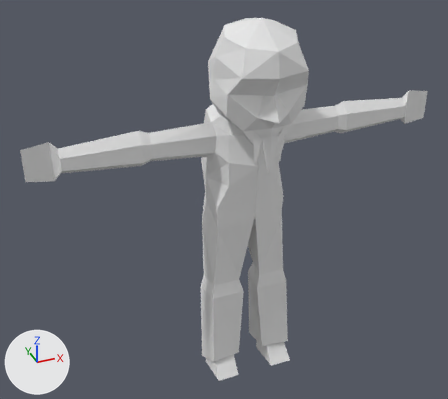
The Blender file ART/Models/OldMan/OldMan.blend as it was, and as the next commit left it.
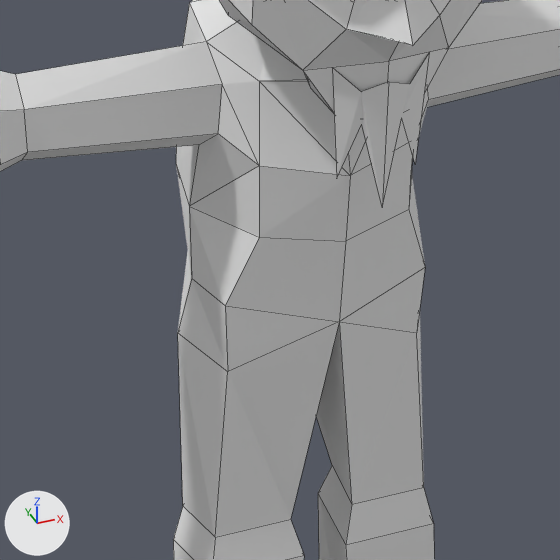
Each version appears first whole from a 50 mm camera at (-16.3, -37.4, 37.2) aimed at (-1.5, 0.5, 14.7), and next in a close-up on the part from 32% to 73% of the width and 27% to 73% of the height. Every picture has the same lights, and +X, +Y and +Z are marked at lower left. The close-ups show mesh edges as thin lines.

Before the edit, the objects in view are built like this:
```python
me_sphere = bpy.data.meshes.new('Sphere')
me_sphere.from_pydata(...)  # 116 vertices, 116 faces; spans x 0.0..15.2, y -5.1..4.5, z -0.1..28.5
me_sphere.materials.append(mat_material_001)  # its picture is missing
# before: 40 (0.0, -1.8, 20.6), 110 (0.0, -4.1, 21.5) at pixel (388, 81), 111 (1.1, -3.7, 21.8) at pixel (429, 52), 112 (0.0, -4.0, 18.5) at pixel (382, 207), 113 (0.9, -3.6, 19.2) at pixel (415, 164)
# before: 114 (0.6, -3.9, 21.3) at pixel (409, 83), 115 (0.5, -3.8, 20.5) at pixel (401, 117)
ob_sphere = bpy.data.objects.new('Sphere', me_sphere)
ob_sphere.location = (0.0, 0.0, 0.0)
_m = ob_sphere.modifiers.new('Mirror', 'MIRROR')
_m.merge_threshold = 0.05
```
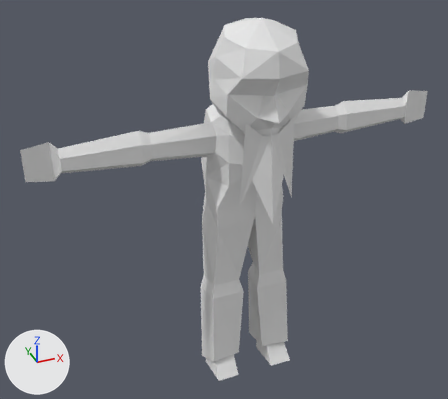
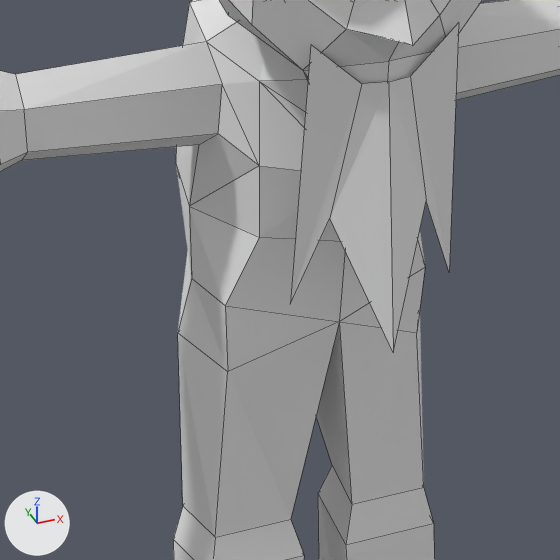
Boxes (x1, y1, x2, y2) around the edits, measured in the close-ups (560 x 560 px):
part 1 of me_sphere, built on
    before: (260, 53, 429, 207)
    after: (260, 23, 459, 351)

The change, as a list of edits to the scene's bpy script:
```text
Change me_sphere:
    where me_sphere.from_pydata(...)  # 116 vertices, 116 faces; spans x 0.0..15.2, y -5.1..4.5, z -0.1..28.5
    used by ob_sphere; location = (0.0, 0.0, 0.0)
    verts and faces of me_sphere; kept vertices keep their numbers, new ones are numbered from 116
    me_sphere part 1
    add delete_faces([(110, 112, 115, 113, 111, 114)])
    add verts[40] = (0.0, -2.1, 19.3)  # moved
    add verts[111] = (1.7, -3.9, 22.5)  # moved, pixel (458, 22)
    add verts[112] = (0.0, -4.9, 15.2)  # moved, pixel (393, 352)
    add verts[113] = (2.0, -3.6, 16.2)  # moved
    add verts[114] = (0.6, -3.9, 21.5)  # moved, pixel (410, 76)
    add verts[115] = (1.2, -3.8, 18.3)  # moved, pixel (426, 200)
    add faces += [(111, 114, 115, 113), (110, 112, 115, 114)]
```
